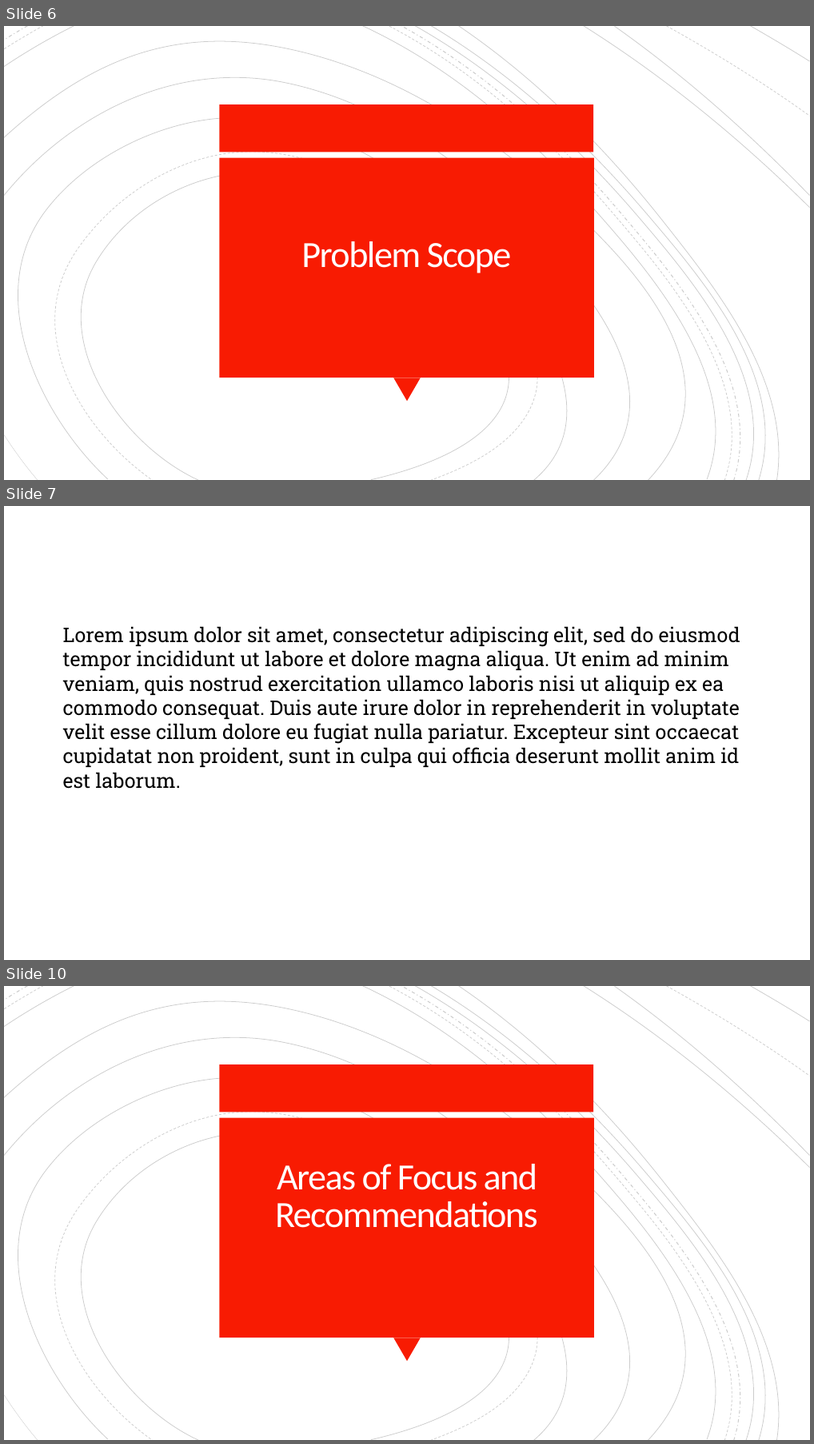
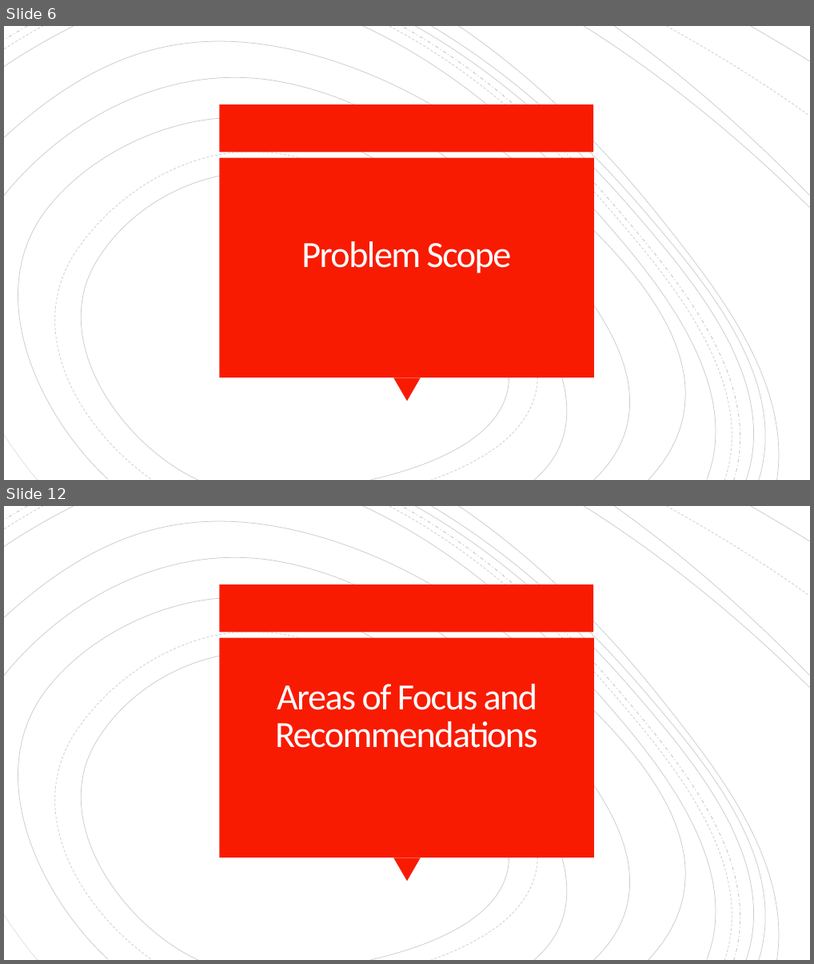
Before and after one commit to Chad-Ballay/Cybersecurity-work-class, a slide deck: classes/CIS312/project/outline_week6.pptx. Shown one above the other, each under a label of ours: slides 6, 7 and 10 before the commit, slides 6 and 12 after it; the slides between them are not shown. The pictures are 814x1444 and 814x964 pixels, drawn with LibreOffice and Linux fonts; fonts in the diff are those of the drawing. Boxes give left, top, right and bottom in pixels: in the first picture for what was removed or moved away, otherwise in the second. Text is boxed around its words. In the diff, an @@ line names an element or a change of style, - is before the commit and + after.

```diff
--- a/classes/CIS312/project/outline_week6.pptx
+++ b/classes/CIS312/project/outline_week6.pptx
@@ slide 7 removed at box(4, 506, 810, 960), background #FFFFFF @@
@@ text removed at box(63, 626, 741, 788) @@
-Lorem ipsum dolor sit amet, consectetur adipiscing elit, sed do eiusmod tempor incididunt ut labore et dolore magna aliqua. Ut enim ad minim veniam, quis nostrud exercitation ullamco laboris nisi ut aliquip ex ea commodo consequat. Duis aute irure dolor in reprehenderit in voluptate velit esse cillum dolore eu fugiat nulla pariatur. Excepteur sint occaecat cupidatat non proident, sunt in culpa qui officia deserunt mollit anim id est laborum.
@@ what was slide 10 is now slide 12 @@
```
Also in this commit, not shown: 10 slides changed, 4 slides added, 1 other slide removed, 8 other files.
